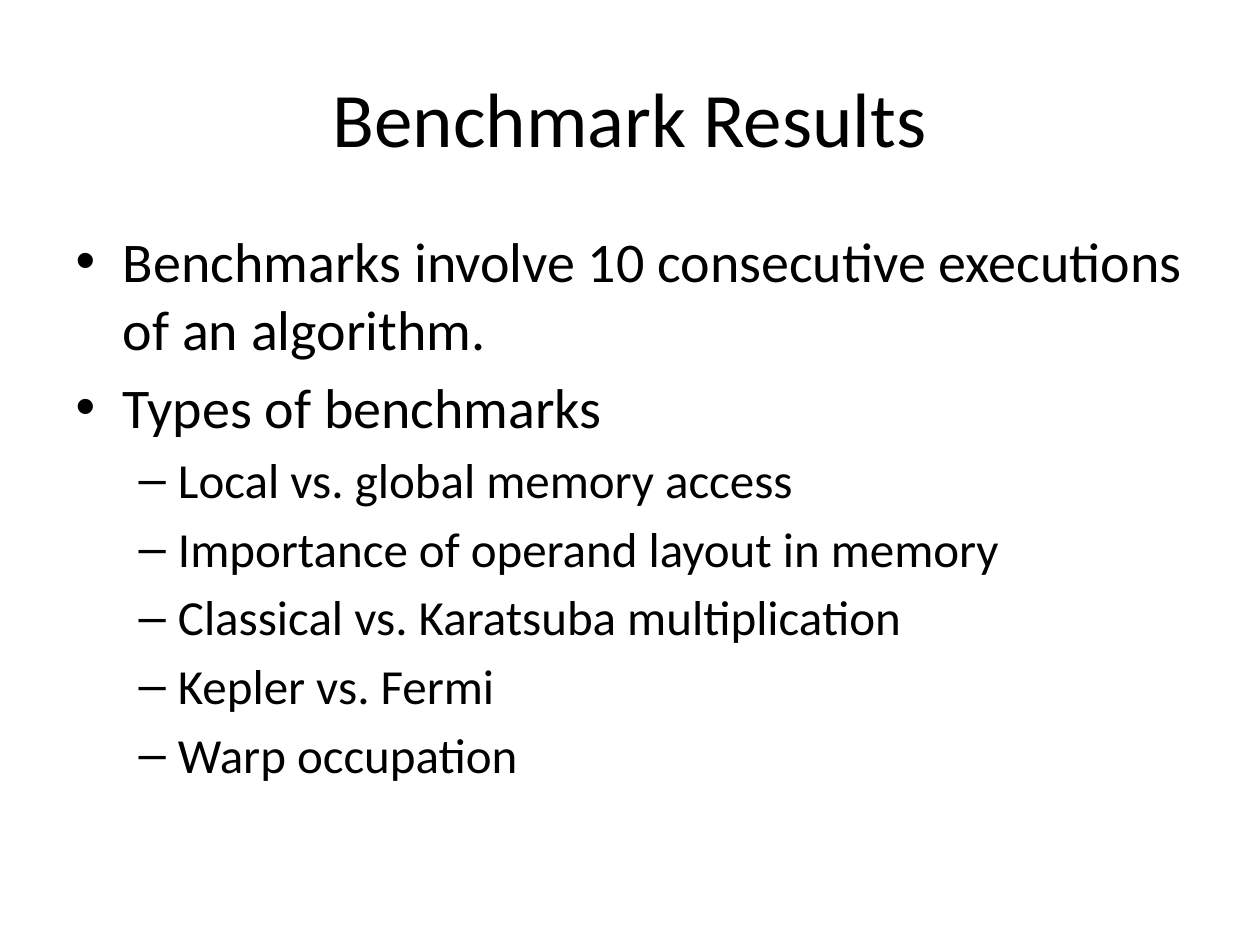
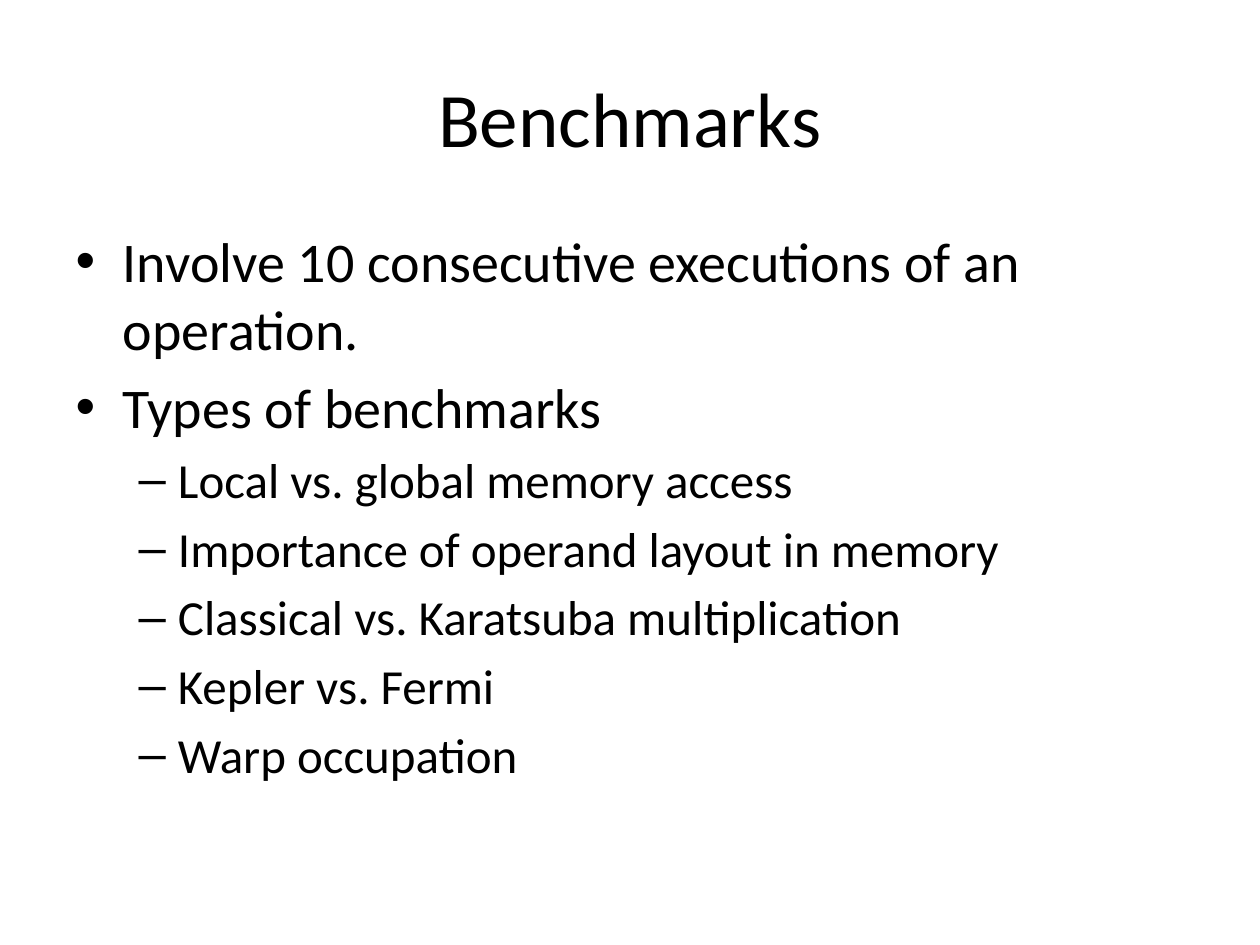
Before and after one commit to sahandKashani/CUDA-multiprecision-arithmetic-code-generator, a slide deck: slide 20 of report/Presentation.pptx (slide 15 before the commit). Drawn at 1260x945 pixels with LibreOffice and Linux fonts; fonts in the diff are those of the drawing. Boxes give left, top, right and bottom in pixels: in the first picture for what was removed or moved away, otherwise in the second. Text is boxed around its words. In the diff, an @@ line names an element or a change of style, - is before the commit and + after.

```diff
--- a/report/Presentation.pptx
+++ b/report/Presentation.pptx
@@ title at bbox=[438, 93, 821, 148]: text changed @@
-Benchmark Results
+Benchmarks
@@ text at bbox=[123, 243, 1020, 359]: text changed @@
-• Benchmarks involve 10 consecutive executions of an algorithm.
+• Involve 10 consecutive executions of an operation.
```
Also in this commit, not shown: 3 other slides changed, 6 slides added, 37 other files.
